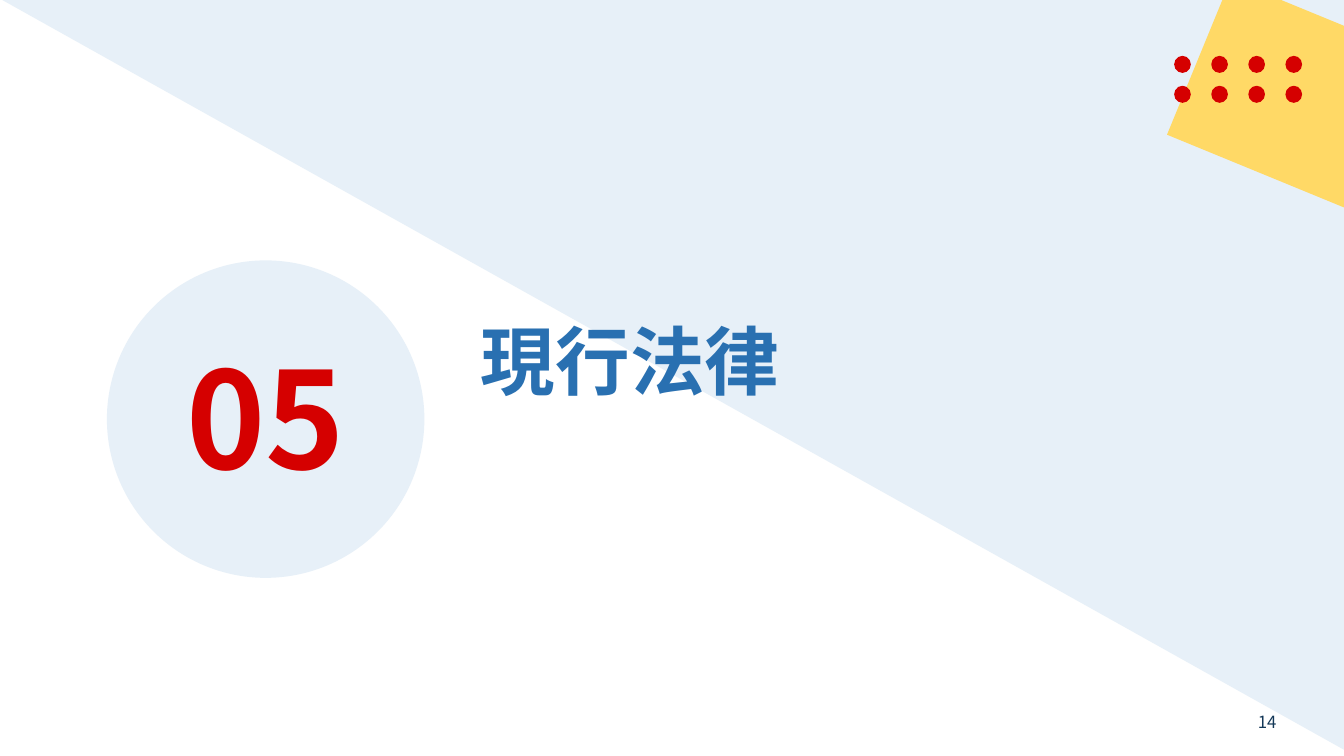
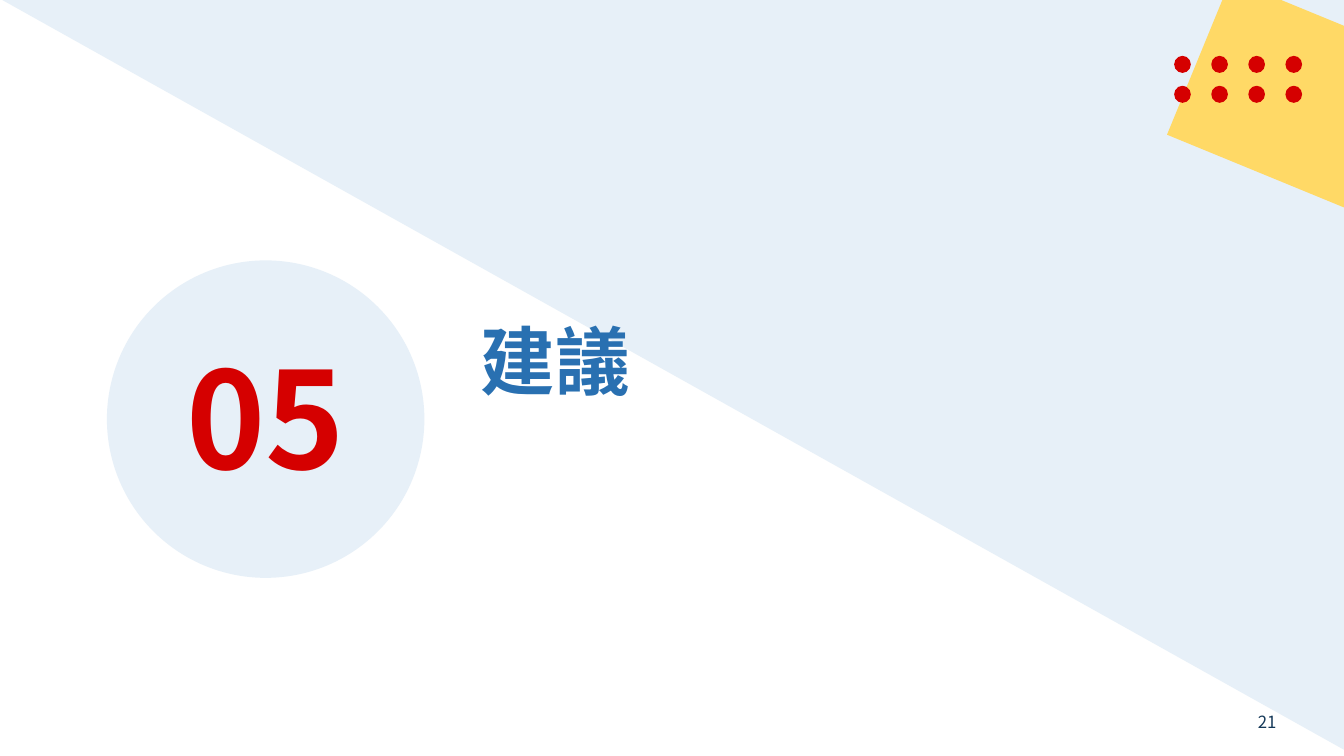
Before and after one commit to mt019/1121_Fiscal_Law, a slide deck: slide 21 of _material/_我的學期報告/_ppt/空氣污染防制基金.pptx (slide 14 before the commit). Drawn at 1344x756 pixels with LibreOffice and Linux fonts; fonts in the diff are those of the drawing. Boxes give left, top, right and bottom in pixels: in the first picture for what was removed or moved away, otherwise in the second. Text is boxed around its words. In the diff, an @@ line names an element or a change of style, - is before the commit and + after.

```diff
--- a/_material/_我的學期報告/_ppt/空氣污染防制基金.pptx
+++ b/_material/_我的學期報告/_ppt/空氣污染防制基金.pptx
@@ title at box(481, 325, 630, 396): text changed @@
-現行法律
+建議
@@ page number at box(1258, 715, 1277, 728): text changed @@
-14
+21
```
Also in this commit, not shown: 3 other slides changed, 16 slides added, 9 slides removed, 11 other files.
